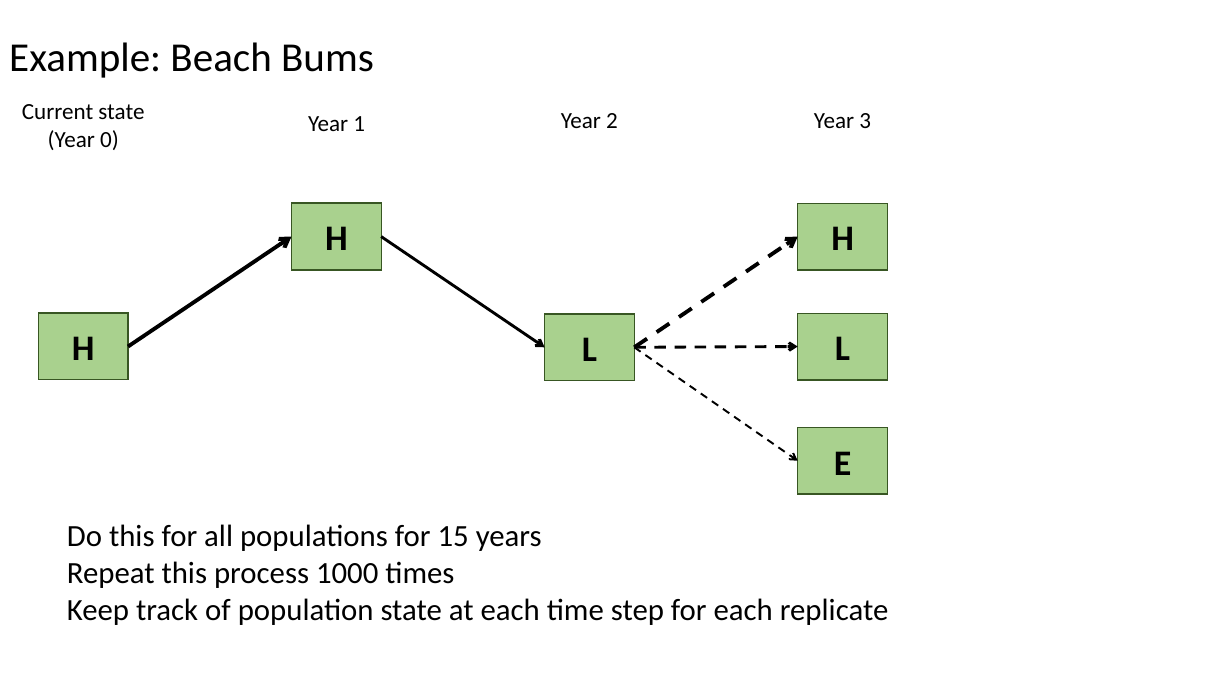
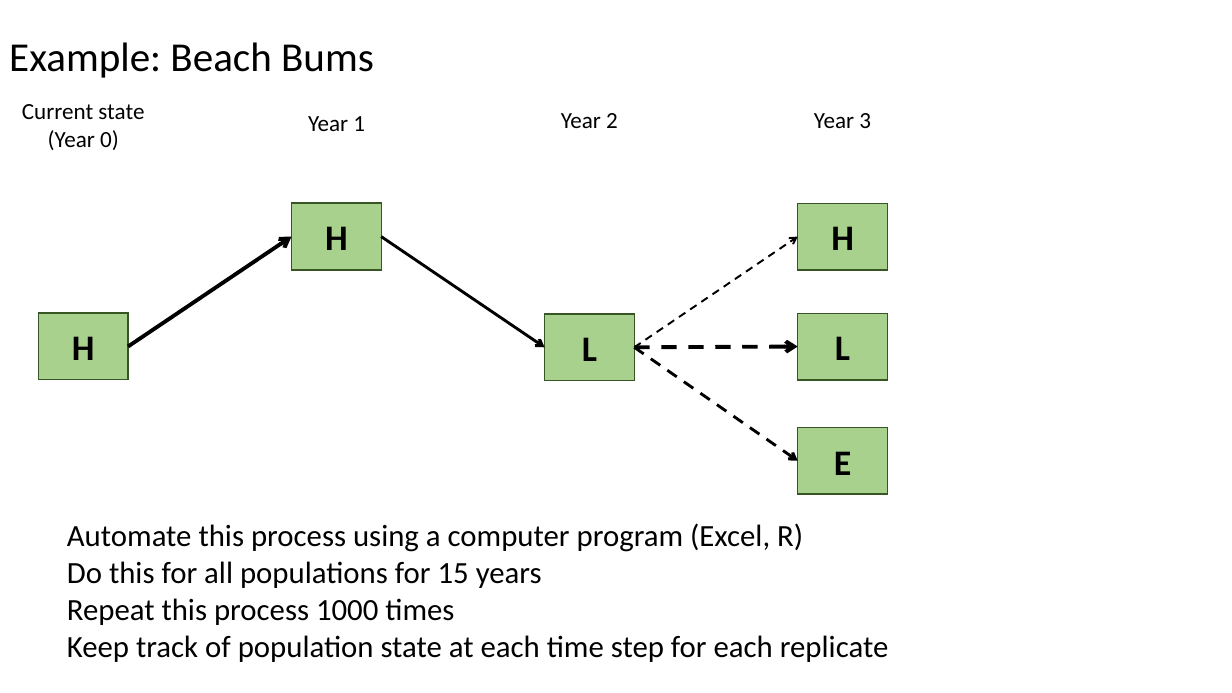
Before and after one commit to annamtucker/ssa-200, a slide deck: slide 10 of static/activities/activity-3.pptx (slide 9 before the commit). Drawn at 1232x693 pixels with LibreOffice and Linux fonts; fonts in the diff are those of the drawing; background and template pictures are left out. Boxes give left, top, right and bottom in pixels: in the first picture for what was removed or moved away, otherwise in the second. Text is boxed around its words. In the diff, an @@ line names an element or a change of style, - is before the commit and + after.

```diff
--- a/static/activities/activity-3.pptx
+++ b/static/activities/activity-3.pptx
@@ arrow (634, 348) - (798, 237): stroke #000000 3 pt dashed to #000000 1.5 pt dashed @@
@@ arrow (634, 348) - (798, 347): stroke #000000 2.25 pt dashed to #000000 3 pt dashed @@
@@ arrow (634, 348) - (798, 461): stroke #000000 1.5 pt dashed to #000000 2.25 pt dashed @@
@@ text at [67, 523, 803, 552]: paragraph added @@
+Automate this process using a computer program (Excel, R)
```
Also in this commit, not shown: 6 other slides changed, 5 slides added, 1 slide removed, 8 other files.
